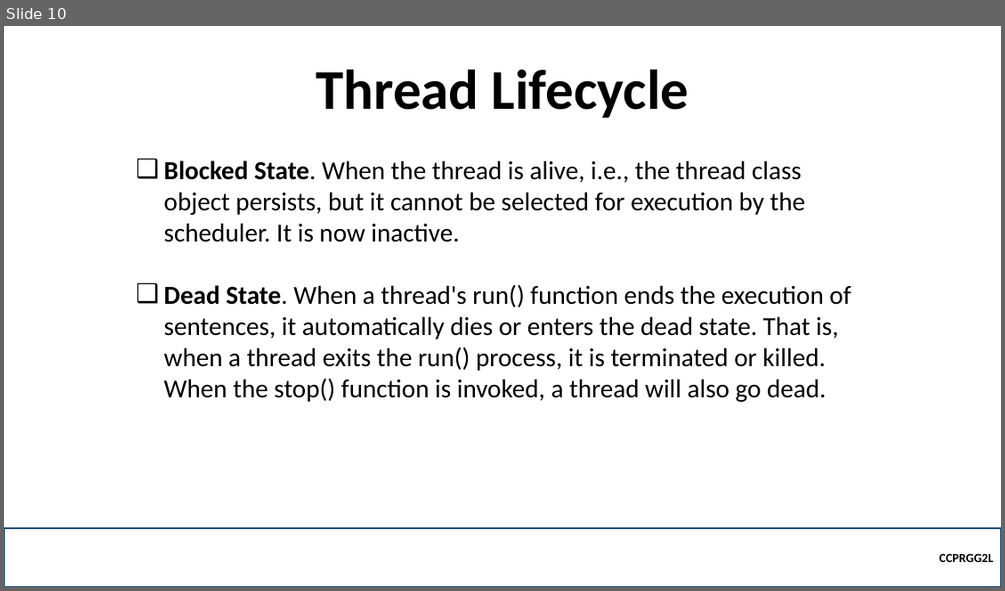
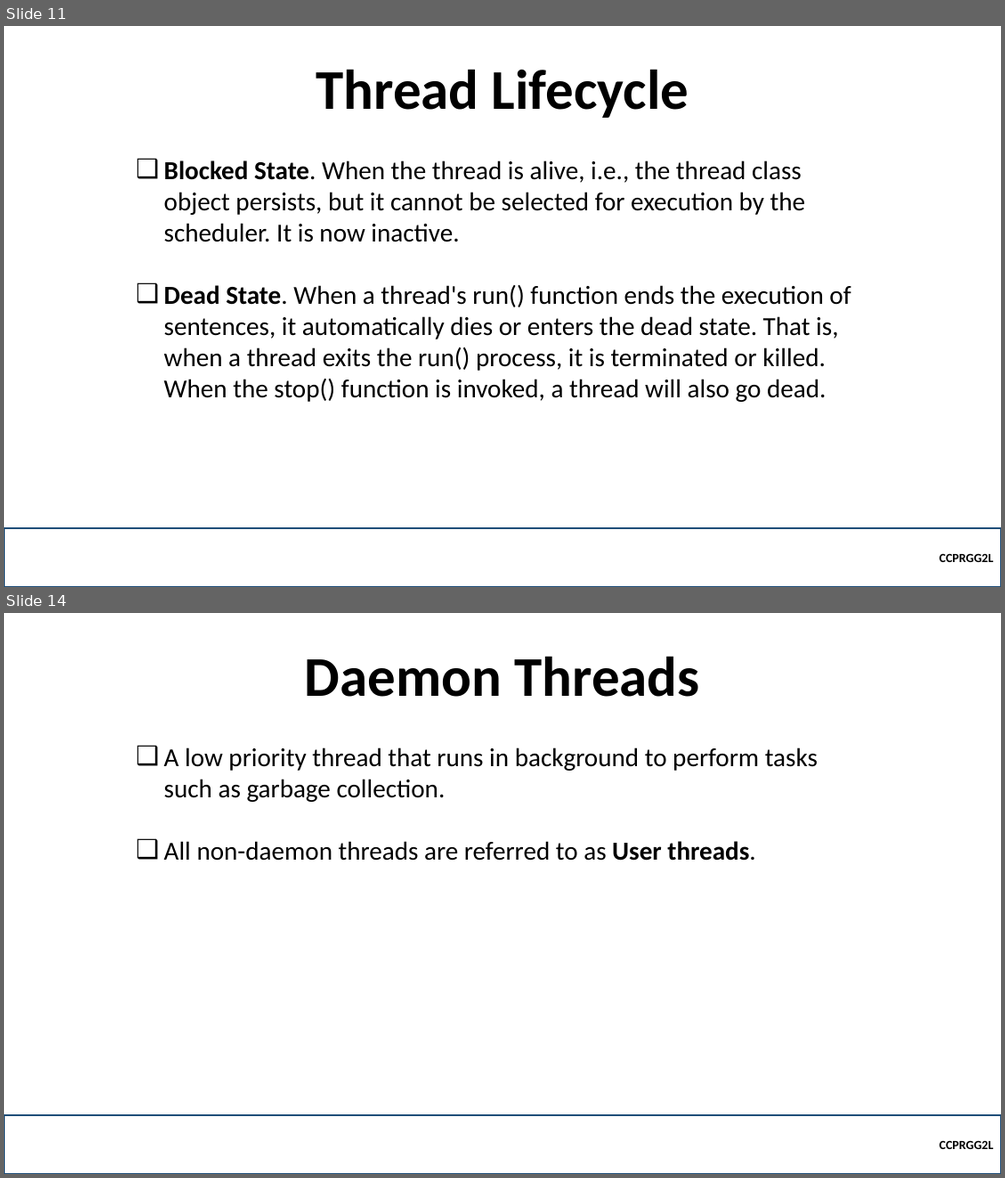
Before and after one commit to robitussin/CCPRGG2L, a slide deck: week_11/Threads.pptx. Shown one above the other, each under a label of ours: slide 10 before the commit, slides 11 and 14 after it; the slides between them are not shown. The pictures are 1005x591 and 1005x1178 pixels, drawn with LibreOffice and Linux fonts; fonts in the diff are those of the drawing; background and template pictures are left out. Boxes give left, top, right and bottom in pixels: in the first picture for what was removed or moved away, otherwise in the second. Text is boxed around its words. In the diff, an @@ line names an element or a change of style, - is before the commit and + after.

```diff
--- a/week_11/Threads.pptx
+++ b/week_11/Threads.pptx
@@ slide 14 added at (x1=4, y1=613, x2=1001, y2=1174), background picture (left out) @@
@@ title added at (x1=305, y1=656, x2=699, y2=697), 54 pt, text #000000, bold @@
+Daemon Threads
@@ text added at (x1=164, y1=747, x2=817, y2=860), 25 pt, text #000000 @@
+❑ A low priority thread that runs in background to perform tasks such as garbage collection.
+❑ All non-daemon threads are referred to as User threads.
@@ rectangle added at (x1=4, y1=1115, x2=1001, y2=1174), outline #1F4E79 2.25 pt, 12 pt, text #000000, bold @@
+CCPRGG2L
@@ what was slide 10 is now slide 11 @@
```
Also in this commit, not shown: 3 other slides added, 9 other files.
